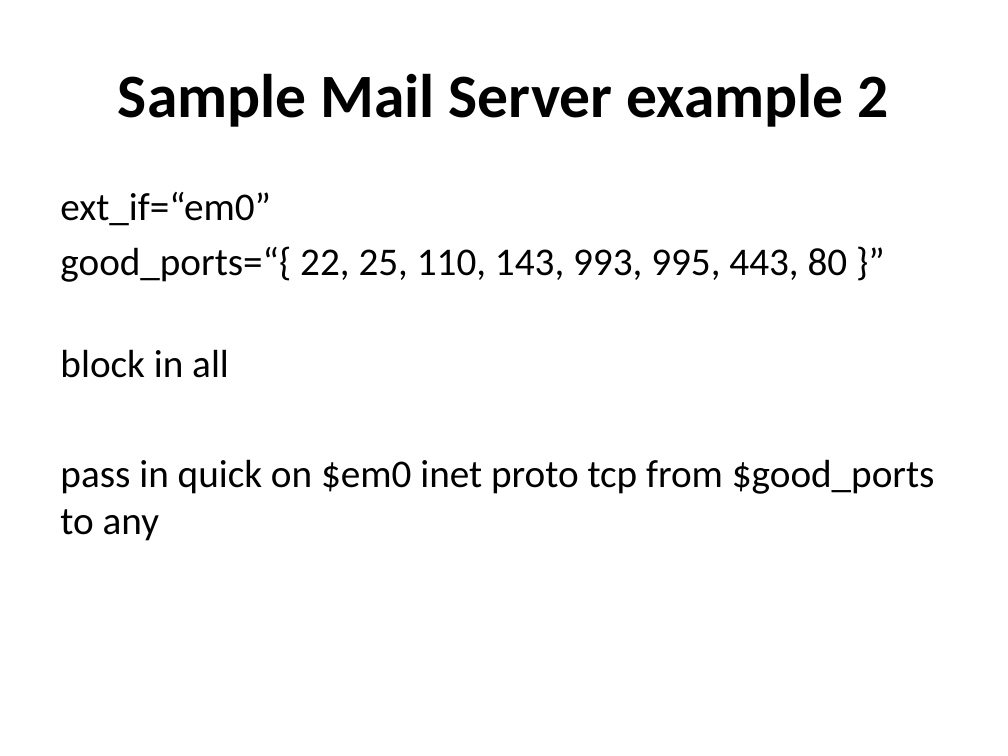
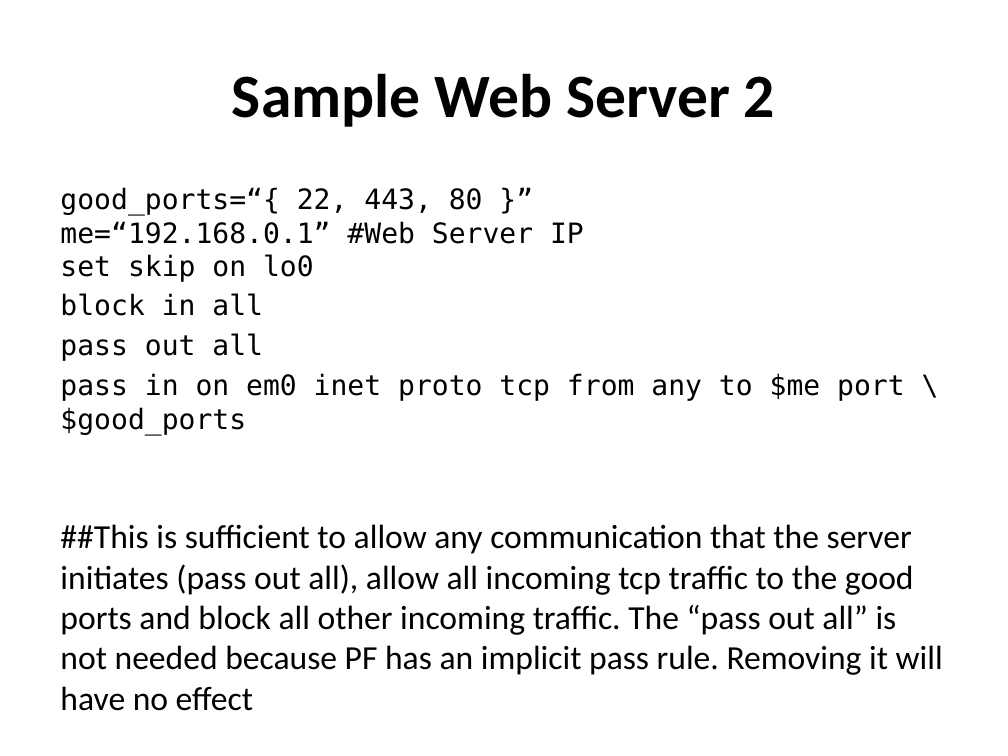
Before and after one commit to afnog/sse, a slide deck: slide 27 of firewalls/Firewalling in FreeBSD-v1.pptx (slide 29 before the commit). Drawn at 1008x756 pixels with LibreOffice and Linux fonts; fonts in the diff are those of the drawing. Boxes give left, top, right and bottom in pixels: in the first picture for what was removed or moved away, otherwise in the second. Text is boxed around its words. In the diff, an @@ line names an element or a change of style, - is before the commit and + after.

```diff
--- a/firewalls/Firewalling in FreeBSD-v1.pptx
+++ b/firewalls/Firewalling in FreeBSD-v1.pptx
@@ title at box(232, 73, 775, 127): text changed @@
-Sample Mail Server example 2
+Sample Web Server 2
@@ text at box(60, 187, 584, 282): text changed; size 28 to 20 pt; font Calibri to DejaVu Sans Mono @@
-ext_if=“em0”
-good_ports=“{ 22, 25, 110, 143, 993, 995, 443, 80 }”
+good_ports=“{ 22, 443, 80 }”
+me=“192.168.0.1” #Web Server IP
+set skip on lo0
@@ text at box(60, 293, 263, 316): size 28 to 20 pt, font Calibri to DejaVu Sans Mono in "block in all"; less space between paragraphs @@
@@ text at box(60, 333, 943, 675): text changed; size 28 to 24 pt @@
-pass in quick on $em0 inet proto tcp from $good_ports to any
+pass out all
+pass in on em0 inet proto tcp from any to $me port \$good_ports
+##This is sufficient to allow any communication that the server initiates (pass out all), allow all incoming tcp traffic to the good ports and block all other incoming traffic. The “pass out all” is not needed because PF has an implicit pass rule. Removing it will have no effect
```
Also in this commit, not shown: 4 other slides changed, 1 slide added.
